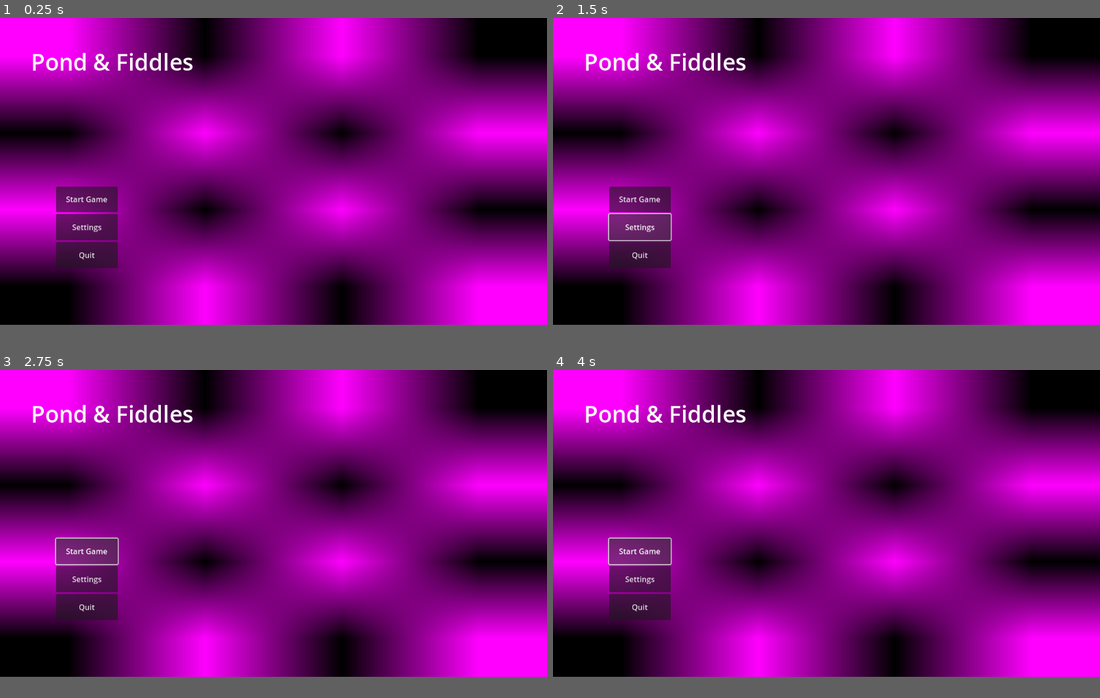
Above: before the commit, frames 1-4 (two rows, left to right).
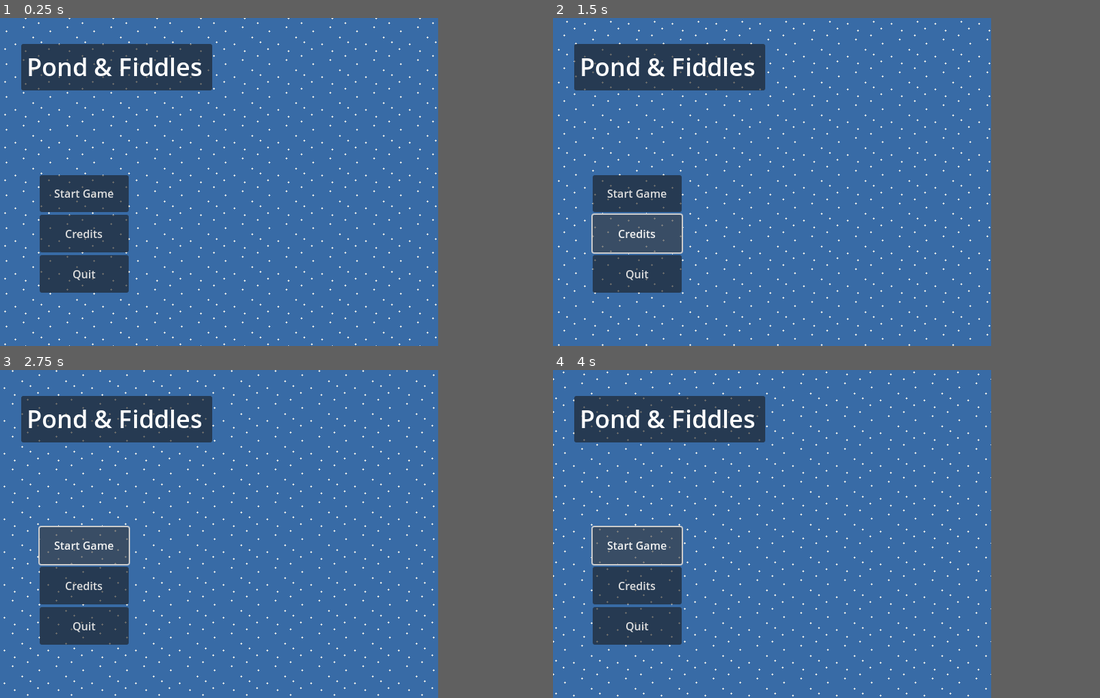
Above: after the commit, the same moments.

Repository: Mightysmallfry/spring-2026-game-jam
Game: Godot game, scene res://World/Scenes/game_manager.tscn
The game is run twice, just before and just after one commit, with the same random seed, the same clock (stepped at 60 frames per second) and the same inputs.
Inputs (mouse positions are in pixels of both pictures, inside the frame that each line leads up to):
- Up to frame 1 (0.25 s): no input
- Up to frame 2 (1.5 s): click (640, 227) at 0.5 s, where only the run before the commit has a clickable "Settings"; click (656, 218) at 1.25 s, where only the run after the commit has a clickable "Credits"
- Up to frame 3 (2.75 s): click "Start Game" at 2 s
- Up to frame 4 (4 s): click "Start Game" at 2.75 s; click "Start Game" at 3.5 s
In our replay, the window is 799x449 before the commit and 640x480 after it. These sizes can differ from the game's own. Grey fills any space a smaller window leaves; there, only what the larger window draws over its background counts as a difference.

The runs differ from the first frame. In frame 1, 91% of the frame differs, in the area x 0-100%, y 0-100%; in frame 2, 91%; in frame 3, 91%; in frame 4, 91%.

Commit message:
Added Audio and Audio Manager

Diff:
--- /dev/null
+++ b/Managers/audio_manager.gd
@@ -0,0 +1,60 @@
+extends Node
+class_name AudioManager
+
+var musicPlayerCount : int = 2
+var currentMusicPlayer : int = 0
+
+var musicPlayers : Array [AudioStreamPlayer] = []
+var musicBus : String = "Music"
+
+var musicFadeDuration : float = 0.5;
+
+# Different from audio bus volume
+var normalVolume_db : float = 0.0
+var quietVolume_db : float = -40.0
+
+# Called when the node enters the scene tree for the first time.
+func _ready() -> void:
+	Global.audio_manager = self
+	process_mode = Node.PROCESS_MODE_ALWAYS
+	# Adds two audio stream players so we can do transitions
+	# Including having two tracks of music playing
+	for i in musicPlayerCount:
+		var newPlayer = AudioStreamPlayer.new()
+		add_child(newPlayer)
+		newPlayer.bus = musicBus
+		musicPlayers.append(newPlayer)
+		# Start at low a volume
+		newPlayer.volume_db = quietVolume_db
+
+# Called every frame. 'delta' is the elapsed time since the previous frame.
+func _process(delta: float) -> void:
+	pass
+
+func play_music(audioStream : AudioStream, duration : float = musicFadeDuration) -> void:
+	if audioStream == musicPlayers[currentMusicPlayer].stream:
+		return
+
+	var oldPlayer : AudioStreamPlayer = musicPlayers[currentMusicPlayer]
+
+	currentMusicPlayer += 1
+	if currentMusicPlayer > 1:
+		currentMusicPlayer = 0
+
+	var currentPlayer : AudioStreamPlayer = musicPlayers[currentMusicPlayer]
+	currentPlayer.stream = audioStream
+	fade_in(currentPlayer, duration)
+	fade_out(oldPlayer)
+
+
+func fade_in(player : AudioStreamPlayer, fadeDuration : float = musicFadeDuration) -> void:
+	player.play()
+	var tween : Tween = create_tween()
+	tween.tween_property(player, "volume_db", normalVolume_db, fadeDuration)
+
+
+func fade_out(player : AudioStreamPlayer) -> void:
+	var tween : Tween = create_tween()
+	tween.tween_property(player, "volume_db", quietVolume_db, musicFadeDuration)
+	await tween.finished
+	player.stop()
--- /dev/null
+++ b/Managers/audio_manager.tscn
@@ -0,0 +1,6 @@
+[gd_scene load_steps=2 format=3 uid="uid://dhn62n0duqwk2"]
+
+[ext_resource type="Script" uid="uid://bs38kc7qdk5uv" path="res://Managers/audio_manager.gd" id="1_gkfmd"]
+
+[node name="AudioManager" type="Node"]
+script = ExtResource("1_gkfmd")
--- a/Menus/Debug/debug_menu.gd
+++ b/Menus/Debug/debug_menu.gd
@@ -20,12 +20,13 @@
 # Called every frame. 'delta' is the elapsed time since the previous frame.
 func _process(delta: float) -> void:
 	if !visible: return
+
 	add_property("FPS", framesPerSecond, 0)
 
 	# The fps = 1/delta calculation
 	framesPerSecond = "%.2f" % (1.0/delta)
 
-
+# Get the menu then call add property in order to add your custom property
 func add_property(title : String, value, order):
 	var target
 	target = DebugProperties.find_child(title, true, false);
--- /dev/null
+++ b/Menus/MainMenu/main_menu.gd
@@ -0,0 +1,14 @@
+extends Control
+
+@export var mainMenuMusic : AudioStream
+var mainMenuAudioFadeDuration : float = 1.0
+
+
+# Called when the node enters the scene tree for the first time.
+func _ready() -> void:
+	Global.audio_manager.play_music(mainMenuMusic, mainMenuAudioFadeDuration)
+
+
+# Called every frame. 'delta' is the elapsed time since the previous frame.
+func _process(delta: float) -> void:
+	pass
--- a/Menus/MainMenu/main_menu.tscn
+++ b/Menus/MainMenu/main_menu.tscn
@@ -1,6 +1,13 @@
-[gd_scene load_steps=2 format=3 uid="uid://dmg5rqup1xtul"]
+[gd_scene load_steps=6 format=3 uid="uid://dmg5rqup1xtul"]
 
-[sub_resource type="ViewportTexture" id="ViewportTexture_nmoif"]
+[ext_resource type="Texture2D" uid="uid://bdl1tdky08ub7" path="res://Assets/Patterns/PatternA.png" id="1_3e31c"]
+[ext_resource type="Script" uid="uid://cxgmoqr3oed81" path="res://Menus/MainMenu/main_menu.gd" id="1_qq57v"]
+[ext_resource type="Shader" uid="uid://taoio1upqgsx" path="res://Menus/MainMenu/main_menu_pattern.gdshader" id="1_wotb1"]
+[ext_resource type="AudioStream" uid="uid://i5h32xsxba6a" path="res://Audio/music/lightyeartraxx-kim-lightyear-legends-109307.mp3" id="2_y4ryc"]
+
+[sub_resource type="ShaderMaterial" id="ShaderMaterial_qq57v"]
+shader = ExtResource("1_wotb1")
+shader_parameter/SPEED = 0.5
 
 [node name="MainMenu" type="Control"]
 layout_mode = 3
@@ -11,15 +18,48 @@
 grow_vertical = 2
 size_flags_horizontal = 3
 size_flags_vertical = 3
+script = ExtResource("1_qq57v")
+mainMenuMusic = ExtResource("2_y4ryc")
 
-[node name="TextureRect" type="TextureRect" parent="."]
+[node name="BackgroundColor" type="ColorRect" parent="."]
 layout_mode = 1
 anchors_preset = 15
 anchor_right = 1.0
 anchor_bottom = 1.0
 grow_horizontal = 2
 grow_vertical = 2
-texture = SubResource("ViewportTexture_nmoif")
+color = Color(0.21957067, 0.42088038, 0.648827, 1)
+
+[node name="BackgroundPattern" type="TextureRect" parent="."]
+texture_repeat = 2
+material = SubResource("ShaderMaterial_qq57v")
+layout_mode = 1
+anchors_preset = 15
+anchor_right = 1.0
+anchor_bottom = 1.0
+grow_horizontal = 2
+grow_vertical = 2
+texture = ExtResource("1_3e31c")
+stretch_mode = 1
+
+[node name="TitleBackground" type="PanelContainer" parent="."]
+layout_mode = 1
+offset_left = 31.0
+offset_top = 38.0
+offset_right = 310.0
+offset_bottom = 106.0
+
+[node name="TitleContainer" type="MarginContainer" parent="TitleBackground"]
+layout_mode = 2
+theme_override_constants/margin_left = 8
+theme_override_constants/margin_top = 8
+theme_override_constants/margin_right = 8
+theme_override_constants/margin_bottom = 8
+
+[node name="GameTitle" type="RichTextLabel" parent="TitleBackground/TitleContainer"]
+layout_mode = 2
+theme_override_font_sizes/normal_font_size = 36
+text = "Pond & Fiddles"
 
 [node name="ButtonContainer" type="MarginContainer" parent="."]
 custom_minimum_size = Vector2(120, 180)
@@ -27,10 +67,10 @@
 anchors_preset = 2
 anchor_top = 1.0
 anchor_bottom = 1.0
-offset_left = 114.0
-offset_top = -296.0
-offset_right = 252.0
-offset_bottom = -116.0
+offset_left = 54.0
+offset_top = -254.0
+offset_right = 192.0
+offset_bottom = -74.0
 grow_vertical = 0
 theme_override_constants/margin_left = 4
 theme_override_constants/margin_top = 4
@@ -45,30 +85,13 @@
 size_flags_vertical = 3
 text = "Start Game"
 
-[node name="SettingsButton" type="Button" parent="ButtonContainer/ButtonVList"]
+[node name="CreditsButton" type="Button" parent="ButtonContainer/ButtonVList"]
 layout_mode = 2
 size_flags_vertical = 3
-text = "Settings
+text = "Credits
 "
 
 [node name="QuitButton" type="Button" parent="ButtonContainer/ButtonVList"]
 layout_mode = 2
 size_flags_vertical = 3
 text = "Quit"
-
-[node name="MarginContainer" type="MarginContainer" parent="."]
-custom_minimum_size = Vector2(480, 120)
-layout_mode = 0
-offset_left = 57.0
-offset_top = 51.0
-offset_right = 417.0
-offset_bottom = 171.0
-theme_override_constants/margin_left = 8
-theme_override_constants/margin_top = 8
-theme_override_constants/margin_right = 8
-theme_override_constants/margin_bottom = 8
-
-[node name="RichTextLabel" type="RichTextLabel" parent="MarginContainer"]
-layout_mode = 2
-theme_override_font_sizes/normal_font_size = 48
-text = "Pond & Fiddles"
--- /dev/null
+++ b/Menus/MainMenu/main_menu_pattern.gdshader
@@ -0,0 +1,8 @@
+shader_type canvas_item;
+
+uniform float SPEED = -0.2;
+
+void vertex() {
+	UV.x += TIME * SPEED;
+	UV.y += TIME * SPEED;
+}
--- a/World/Scenes/game_manager.tscn
+++ b/World/Scenes/game_manager.tscn
@@ -1,11 +1,14 @@
-[gd_scene load_steps=4 format=3 uid="uid://dwqc0ptsjum4t"]
+[gd_scene load_steps=5 format=3 uid="uid://dwqc0ptsjum4t"]
 
 [ext_resource type="PackedScene" uid="uid://dmg5rqup1xtul" path="res://Menus/MainMenu/main_menu.tscn" id="1_nrqse"]
 [ext_resource type="Script" uid="uid://dtvrdv3ywspc3" path="res://World/game_manager.gd" id="1_sr2ya"]
+[ext_resource type="PackedScene" uid="uid://dhn62n0duqwk2" path="res://Managers/audio_manager.tscn" id="2_76ckp"]
 [ext_resource type="PackedScene" uid="uid://cwbqtyscwba2t" path="res://Menus/Debug/debug_menu.tscn" id="2_oq6yk"]
 
 [node name="GameManager" type="Node"]
 script = ExtResource("1_sr2ya")
+
+[node name="AudioManager" parent="." instance=ExtResource("2_76ckp")]
 
 [node name="World_3d" type="Node3D" parent="."]
 
--- a/World/globals.gd
+++ b/World/globals.gd
@@ -4,6 +4,7 @@
 var game_paused : bool = false;
 
 var debug_menu : DebugMenu
+var audio_manager : AudioManager
 
 # Called when the node enters the scene tree for the first time.
 func _ready() -> void:
--- /dev/null
+++ b/default_bus_layout.tres
@@ -0,0 +1,15 @@
+[gd_resource type="AudioBusLayout" format=3 uid="uid://dwm27qt5xrb0o"]
+
+[resource]
+bus/1/name = &"Music"
+bus/1/solo = false
+bus/1/mute = false
+bus/1/bypass_fx = false
+bus/1/volume_db = 0.0
+bus/1/send = &"Master"
+bus/2/name = &"SFX"
+bus/2/solo = false
+bus/2/mute = false
+bus/2/bypass_fx = false
+bus/2/volume_db = 0.0
+bus/2/send = &"Master"
--- a/project.godot
+++ b/project.godot
@@ -19,6 +19,11 @@
 
 Global="*res://World/globals.gd"
 
+[display]
+
+window/size/viewport_width=640
+window/size/viewport_height=480
+
 [dotnet]
 
 project/assembly_name="Spring2026GameJam"
@@ -30,3 +35,7 @@
 "events": [Object(InputEventKey,"resource_local_to_scene":false,"resource_name":"","device":-1,"window_id":0,"alt_press …(191 unchanged characters)…
 ]
 }
+
+[rendering]
+
+textures/canvas_textures/default_texture_filter=0
Binary file added: Assets/Banner.png
Not shown, added: Assets/Banner.png.import
Binary file added: Assets/Patterns/Bars/BarFill.png
Not shown, added: Assets/Patterns/Bars/BarFill.png.import
Binary file added: Assets/Patterns/Bars/BarOver.png
Not shown, added: Assets/Patterns/Bars/BarOver.png.import
Binary file added: Assets/Patterns/Bars/ScaleableBars.aseprite
Binary file added: Assets/Patterns/GameStickIcon.png
Not shown, added: Assets/Patterns/GameStickIcon.png.import
Binary file added: Assets/Patterns/PatternA.png
Not shown, added: Assets/Patterns/PatternA.png.import
Not shown, added: Audio/music/lightyeartraxx-kim-lightyear-legends-109307.mp3.import
(and 32 more such lines)
